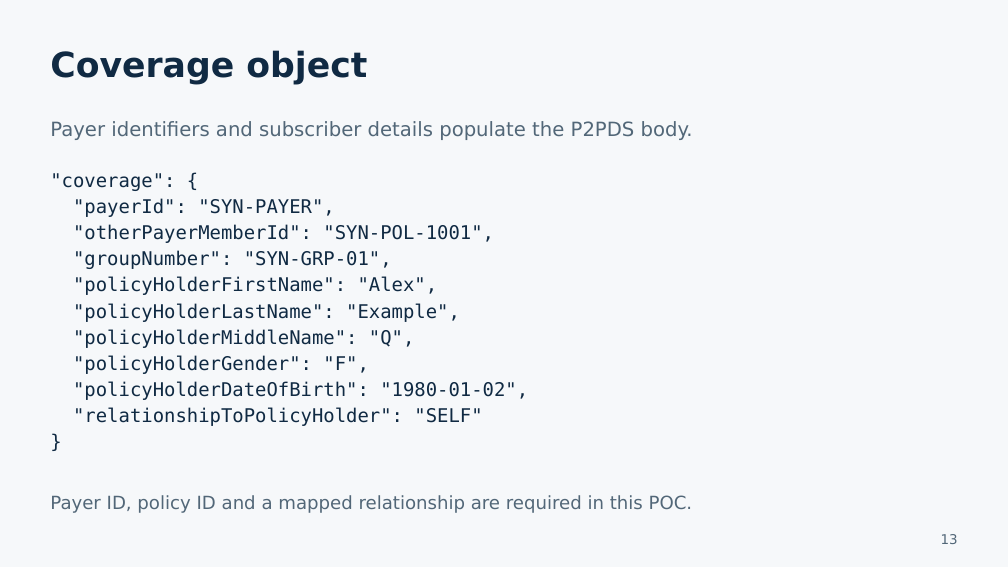
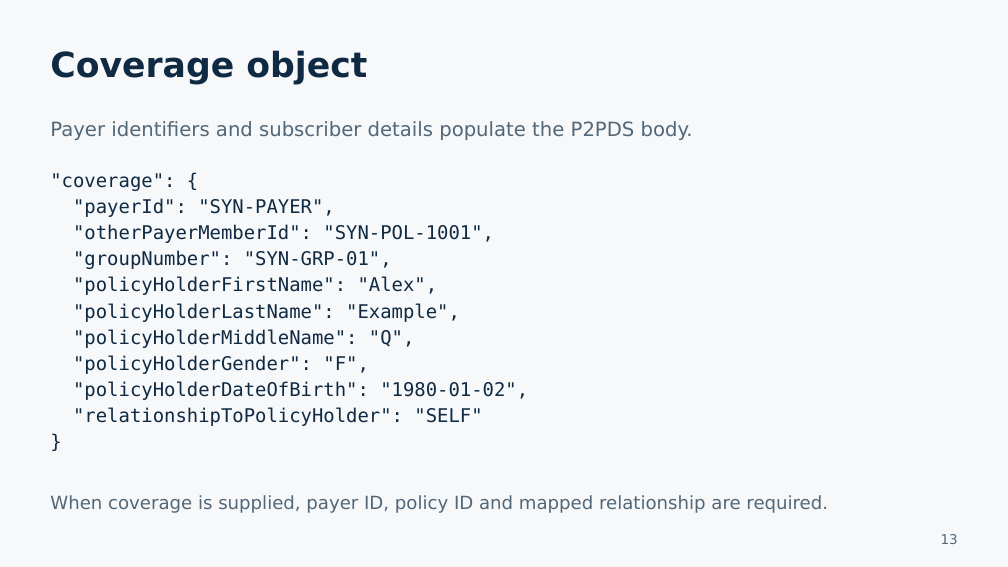
Before and after one commit to jenbrick/fileadapter, a slide deck: slide 13 of docs/presentations/File_Adapter_POC_Developer_Walkthrough.pptx. Drawn at 1008x567 pixels with LibreOffice and Linux fonts; fonts in the diff are those of the drawing. Boxes give left, top, right and bottom in pixels: in the first picture for what was removed or moved away, otherwise in the second. Text is boxed around its words. In the diff, an @@ line names an element or a change of style, - is before the commit and + after.

Commit message:
Send one combined consent array per member row
Stage and POST one JSON array containing at most one provider and one payer entry. Preserve the complete member array and its idempotency key through retries, support the general payer shape without coverage, and pause unfinished legacy split-object LIVE runs.

Update multi-format expected requests, previews, mock services, Mermaid architecture, guides and developer PowerPoint.

Validation: 103 tests pass; packaged multi-format previews and whole-array HTTP retry/resume verified.

```diff
--- a/docs/presentations/File_Adapter_POC_Developer_Walkthrough.pptx
+++ b/docs/presentations/File_Adapter_POC_Developer_Walkthrough.pptx
@@ text at (x1=50, y1=495, x2=828, y2=513): text changed @@
-Payer ID, policy ID and a mapped relationship are required in this POC.
+When coverage is supplied, payer ID, policy ID and mapped relationship are required.
```
Also in this commit, not shown: 15 other slides changed, 23 other files.
